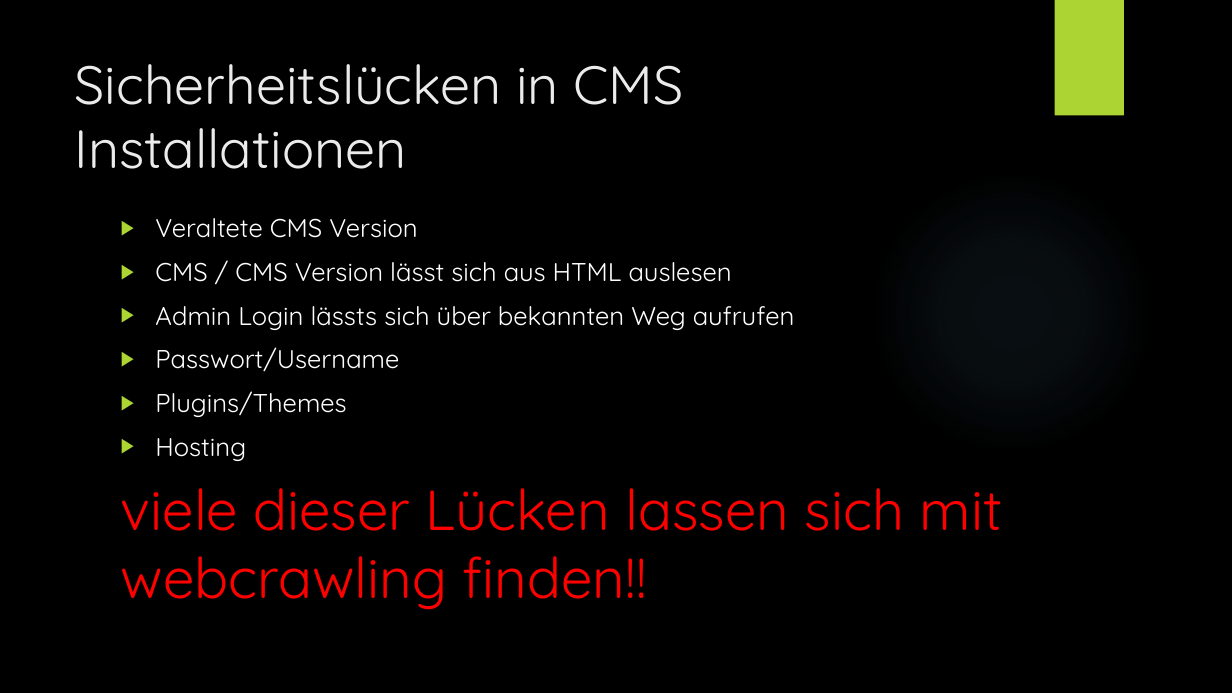
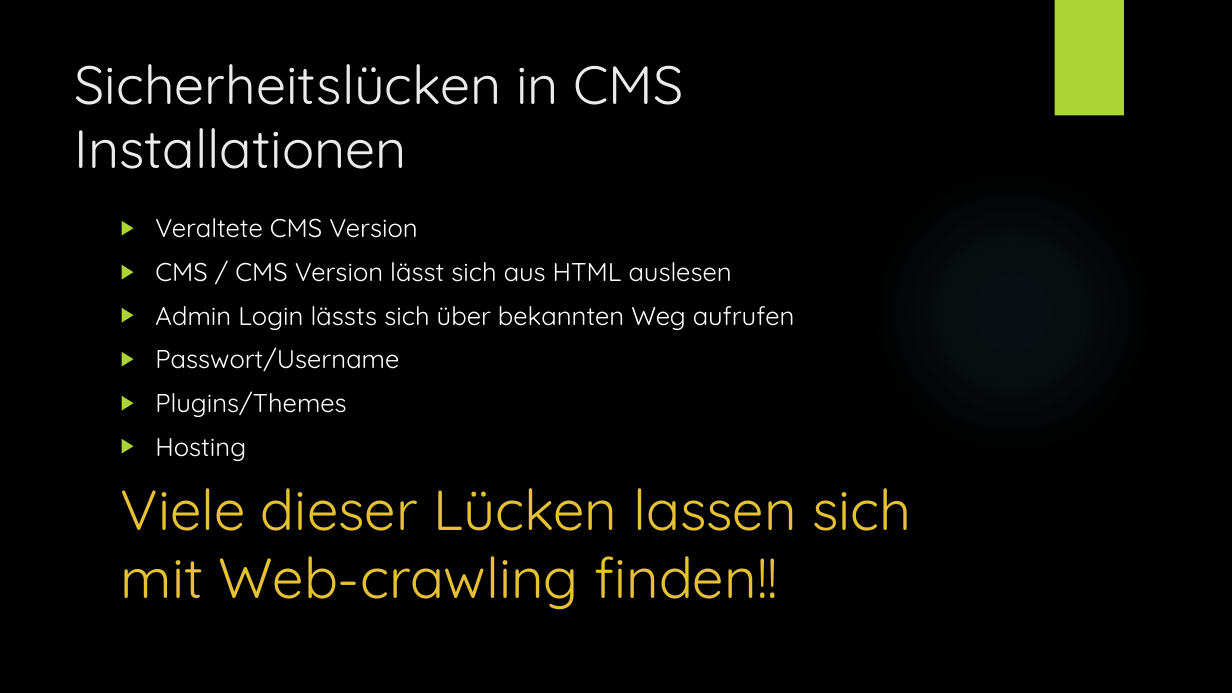
Before and after one commit to Tiim/Unibas-HS19-Internet-and-Secutity-project-webcrawler, a slide deck: slide 3 of Präsentation/Web Crawling.pptx. Drawn at 1232x693 pixels with LibreOffice and Linux fonts; fonts in the diff are those of the drawing; background and template pictures are left out. Boxes give left, top, right and bottom in pixels: in the first picture for what was removed or moved away, otherwise in the second. Text is boxed around its words. In the diff, an @@ line names an element or a change of style, - is before the commit and + after.

```diff
--- a/Präsentation/Web Crawling.pptx
+++ b/Präsentation/Web Crawling.pptx
@@ text at (121, 488, 912, 610): text changed; text colour #FF0000 to #E6C133 @@
-viele dieser Lücken lassen sich mit webcrawling finden!!
+Viele dieser Lücken lassen sich mit Web-crawling finden!!
```
Also in this commit, not shown: 5 other slides changed.
